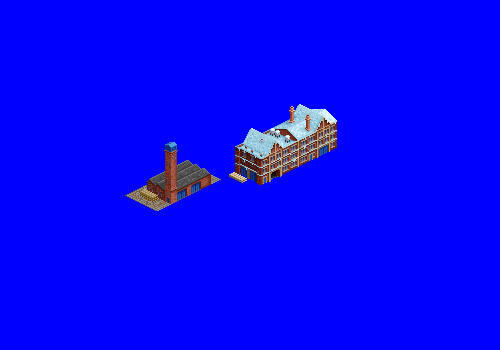
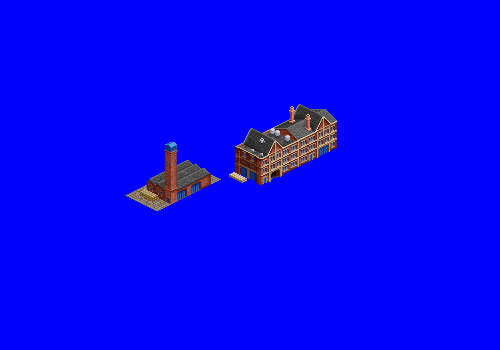
Layer changes from the first 500 × 350 image to the second:
removed group "main building" (9 layers) over [235, 104, 337, 185]
renamed "snow" to "main building", moved it out of group "main building", painted on it over [235, 104, 337, 185]
removed layer "greeble copy" from group "main building" over [245, 128, 290, 157]
removed layer "roof chimneys" from group "main building" over [259, 106, 331, 184]
removed layer "building" from group "main building" over [235, 104, 337, 185]
